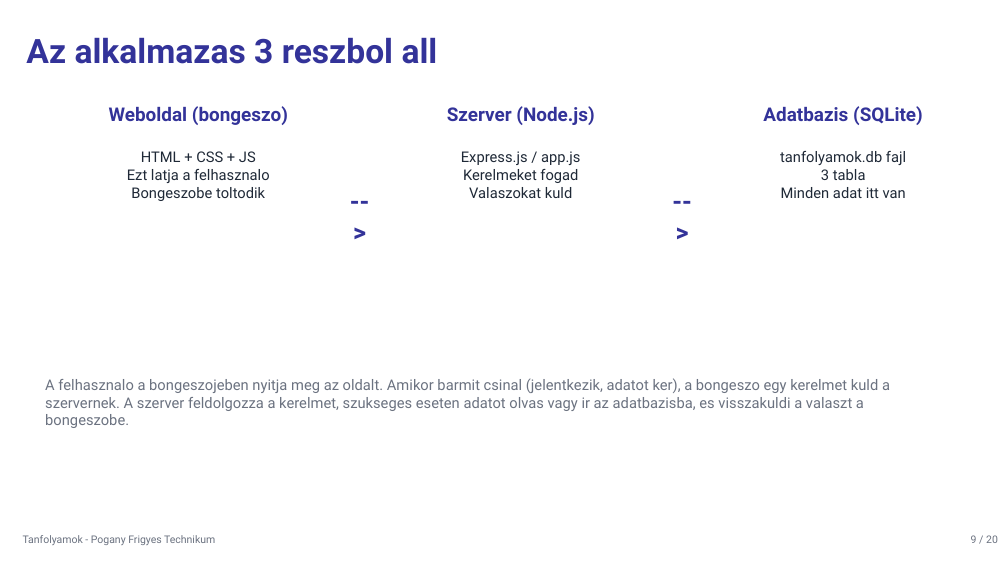
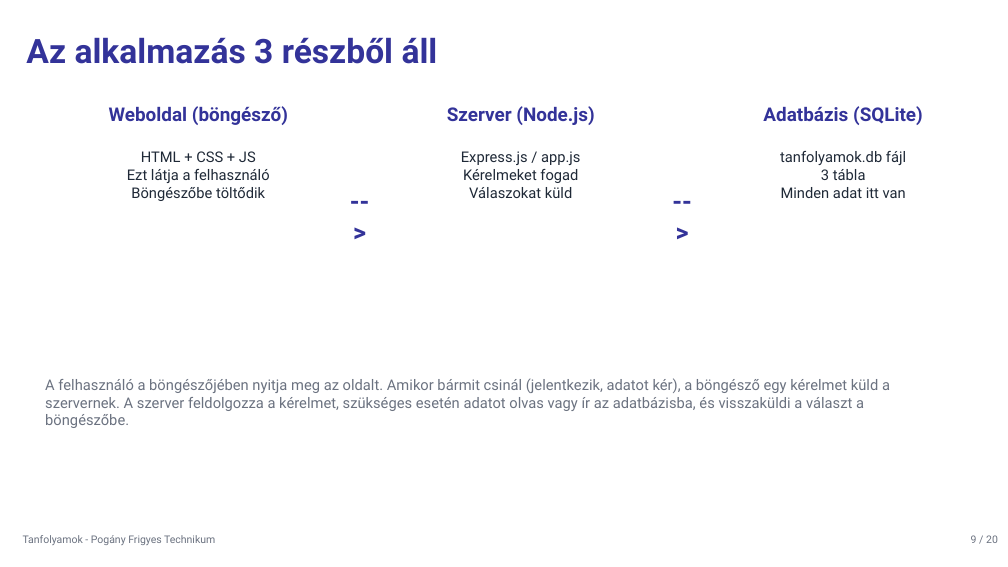
Before and after one commit to vargamatyas109-web/Tanfolyamok, a slide deck: slide 9 of Tanfolyamok_prezentacio.pptx. Drawn at 1008x567 pixels with LibreOffice and Linux fonts; fonts in the diff are those of the drawing. Boxes give left, top, right and bottom in pixels: in the first picture for what was removed or moved away, otherwise in the second. Text is boxed around its words. In the diff, an @@ line names an element or a change of style, - is before the commit and + after.

```diff
--- a/Tanfolyamok_prezentacio.pptx
+++ b/Tanfolyamok_prezentacio.pptx
@@ text at (26, 37, 438, 64): text changed @@
-Az alkalmazas 3 reszbol all
+Az alkalmazás 3 részből áll
@@ text at (109, 106, 288, 125): text changed @@
-Weboldal (bongeszo)
+Weboldal (böngésző)
@@ text at (763, 106, 923, 180): text changed @@
-Adatbazis (SQLite)
-tanfolyamok.db fajl
-3 tabla
+Adatbázis (SQLite)
+tanfolyamok.db fájl
+3 tábla
@@ text at (127, 169, 269, 201): text changed @@
-Ezt latja a felhasznalo
-Bongeszobe toltodik
+Ezt látja a felhasználó
+Böngészőbe töltődik
@@ text at (463, 169, 578, 198): text changed @@
-Kerelmeket fogad
-Valaszokat kuld
+Kérelmeket fogad
+Válaszokat küld
@@ text at (45, 378, 890, 428): text changed @@
-A felhasznalo a bongeszojeben nyitja meg az oldalt. Amikor barmit csinal (jelentkezik, adatot ker), a bongeszo egy kerelmet kuld a szervernek. A szerver feldolgozza a kerelmet, szukseges eseten adatot olvas vagy ir az adatbazisba, es visszakuldi a valaszt a bongeszobe.
+A felhasználó a böngészőjében nyitja meg az oldalt. Amikor bármit csinál (jelentkezik, adatot kér), a böngésző egy kérelmet küld a szervernek. A szerver feldolgozza a kérelmet, szükséges esetén adatot olvas vagy ír az adatbázisba, és visszaküldi a választ a böngészőbe.
```
Also in this commit, not shown: 24 other slides changed, 10 other files.
